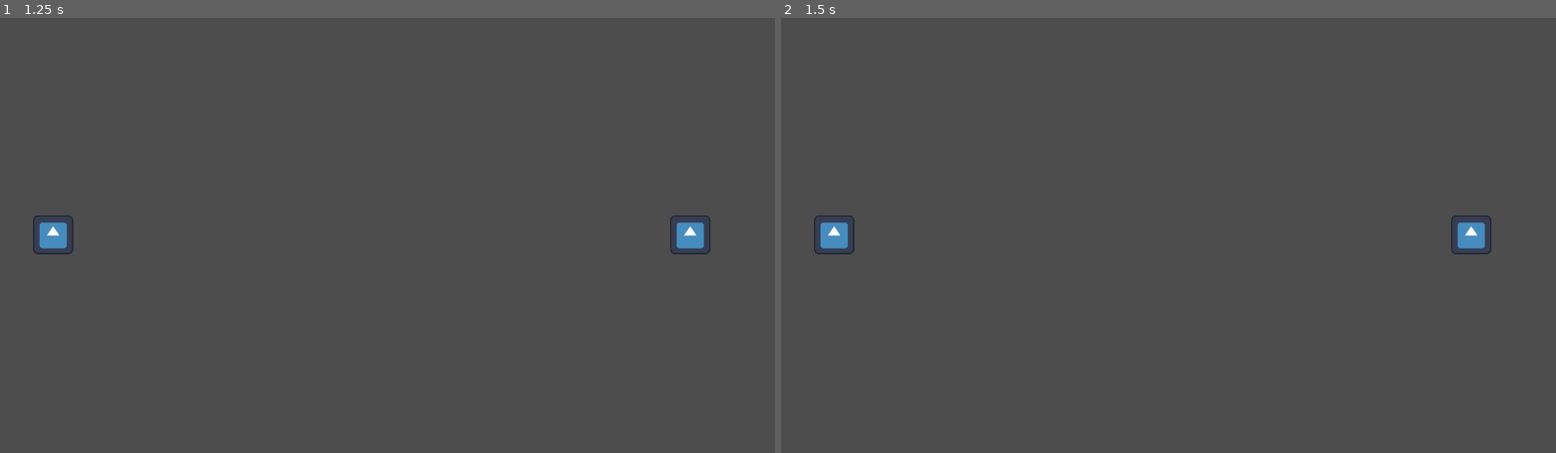
Above: before the commit, frames 1-2 (left to right).
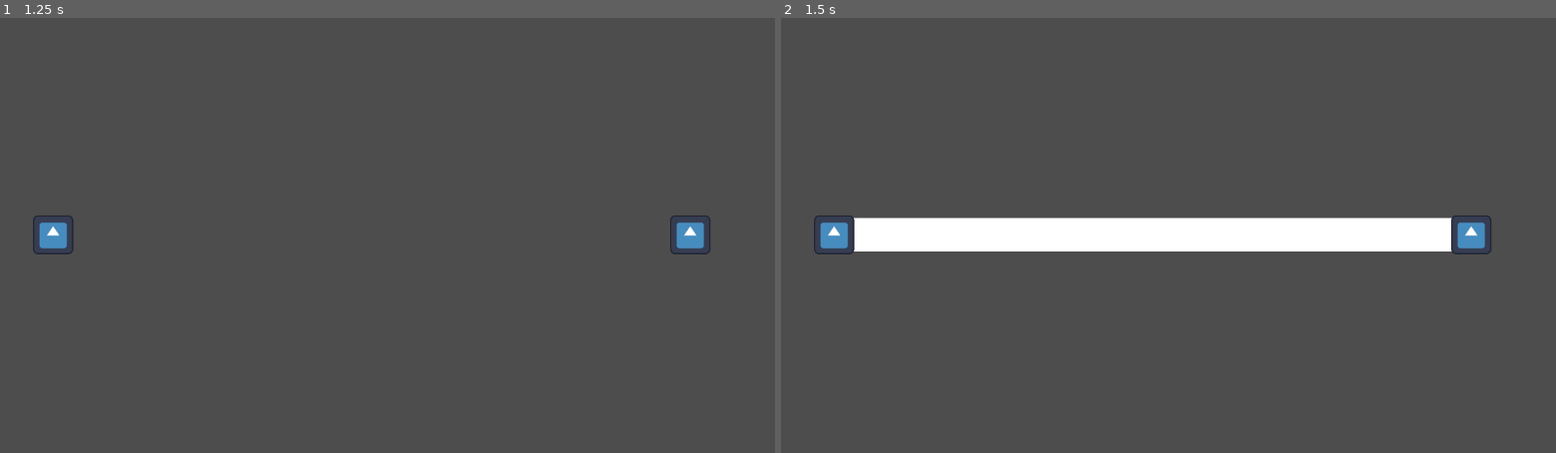
Above: after the commit, the same moments.

Repository: bmachado18/tangle-defence
Game: Godot game, scene res://scenes/game.tscn
Same seed, same stepped clock (60 frames per second), same inputs: the game is played once before the commit and once after it. The engine's default icon, where the game draws it, is replaced by a stand-in: a white triangle on a blue panel in a dark square.
Inputs (mouse positions are in pixels of both pictures, inside the frame that each line leads up to):
- Up to frame 1 (1.25 s): tap Enter at 0.5 s; move the mouse to (54, 235) at 0.52 s; click (54, 235) at 0.67 s
- Up to frame 2 (1.5 s): tap Space at 1.25 s; move the mouse to (1470, 235) at 1.27 s; click (1470, 235) at 1.42 s

Frame 1 is identical in both runs. In frame 2, 6.0% of the frame differs, in the area x 9-87%, y 45-54%.

Commit message:
wip: finally got me some edges

Diff:
--- a/scenes/Edge.tscn
+++ b/scenes/Edge.tscn
@@ -1,23 +1,8 @@
-[gd_scene load_steps=3 format=3 uid="uid://byiqnij1qhc5j"]
+[gd_scene load_steps=2 format=3 uid="uid://byiqnij1qhc5j"]
 
 [ext_resource type="Script" uid="uid://ckggsn42vkmjy" path="res://scripts/Edge.gd" id="1_np5sn"]
 
-[sub_resource type="GDScript" id="GDScript_6c7p0"]
-script/source = "extends Node2D
-
-
-# Called when the node enters the scene tree for the first time.
-func _ready() -> void:
-	pass # Replace with function body.
-
-
-# Called every frame. 'delta' is the elapsed time since the previous frame.
-func _process(delta: float) -> void:
-	pass
-"
-
 [node name="Edge" type="Node2D"]
-script = SubResource("GDScript_6c7p0")
+script = ExtResource("1_np5sn")
 
 [node name="Line2D" type="Line2D" parent="."]
-script = ExtResource("1_np5sn")
--- a/scenes/game.tscn
+++ b/scenes/game.tscn
@@ -24,6 +24,10 @@
 
 [node name="PathFollow2D" type="PathFollow2D" parent="Path2D"]
 
+[node name="Edges" type="Node2D" parent="."]
+
+[node name="CanvasLayer" type="CanvasLayer" parent="."]
+
 [node name="Nodes" type="Node2D" parent="."]
 
 [node name="Node_A" parent="Nodes" instance=ExtResource("1_uwrxv")]
@@ -31,7 +35,3 @@
 
 [node name="Node_B" parent="Nodes" instance=ExtResource("1_uwrxv")]
 position = Vector2(88, 0)
-
-[node name="Edges" type="Node2D" parent="."]
-
-[node name="CanvasLayer" type="CanvasLayer" parent="."]
--- a/scripts/Node.gd
+++ b/scripts/Node.gd
@@ -5,7 +5,7 @@
 func _input_event(viewport, event, shape_idx):
 	if event is InputEventMouseButton and event.pressed:
 		print("Clicked")
-		node_selected.emit("node_selected", self)
+		emit_signal("node_selected", self)
 
 # Called when the node enters the scene tree for the first time.
 
--- a/scripts/main.gd
+++ b/scripts/main.gd
@@ -5,13 +5,13 @@
 
 func _ready():
 
+	#var node_A = get_node('Nodes/Node_A')
+	#node_A.selected_node.connect(_on_node_selected)
 	for node in $Nodes.get_children():
-		print(node.name)
-		node.connect("node_selected", Callable(self, "_on_node_selected"))
-
+		print(node.get_child(0).name)
+		node.get_child(0).connect("node_selected", Callable(self, "_on_node_selected"))
 
 func _on_node_selected(node):
-	print("_on_node_selected")
 	if selected_node == null:
 		print("node has been selected")
 		selected_node = node
